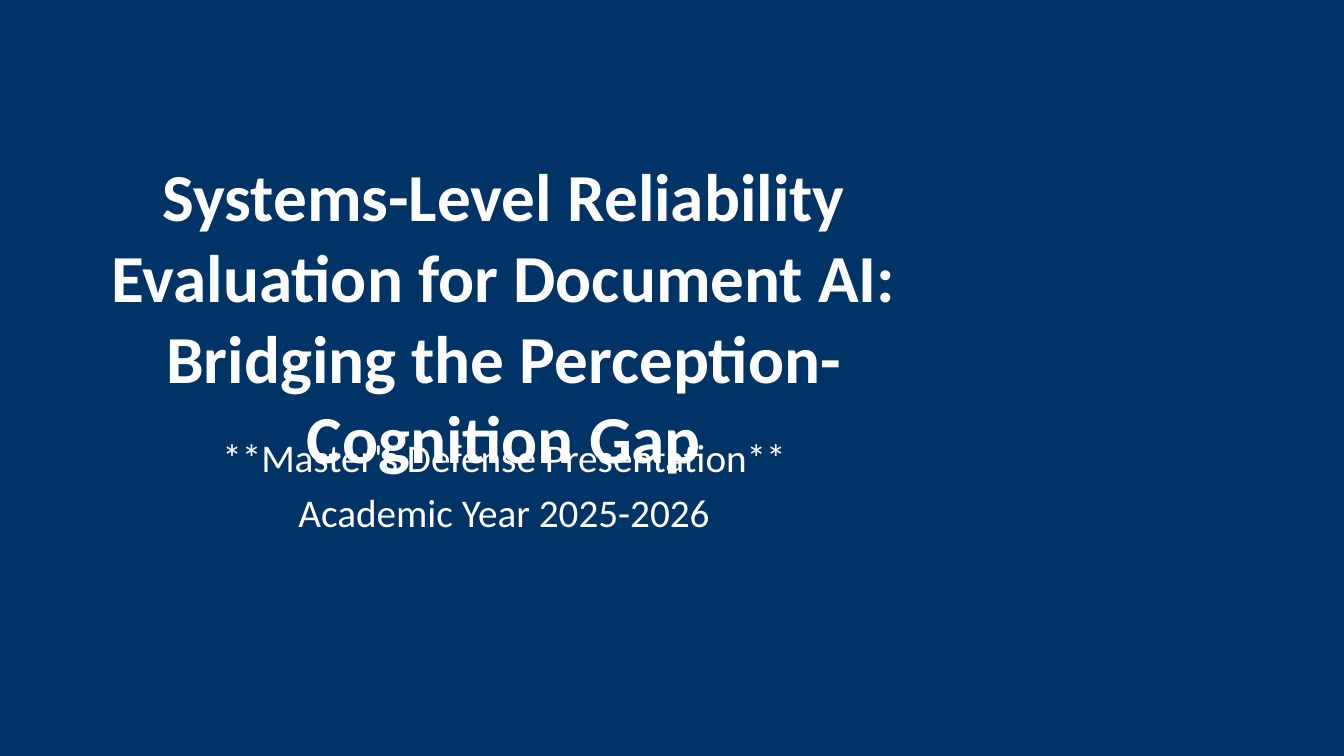
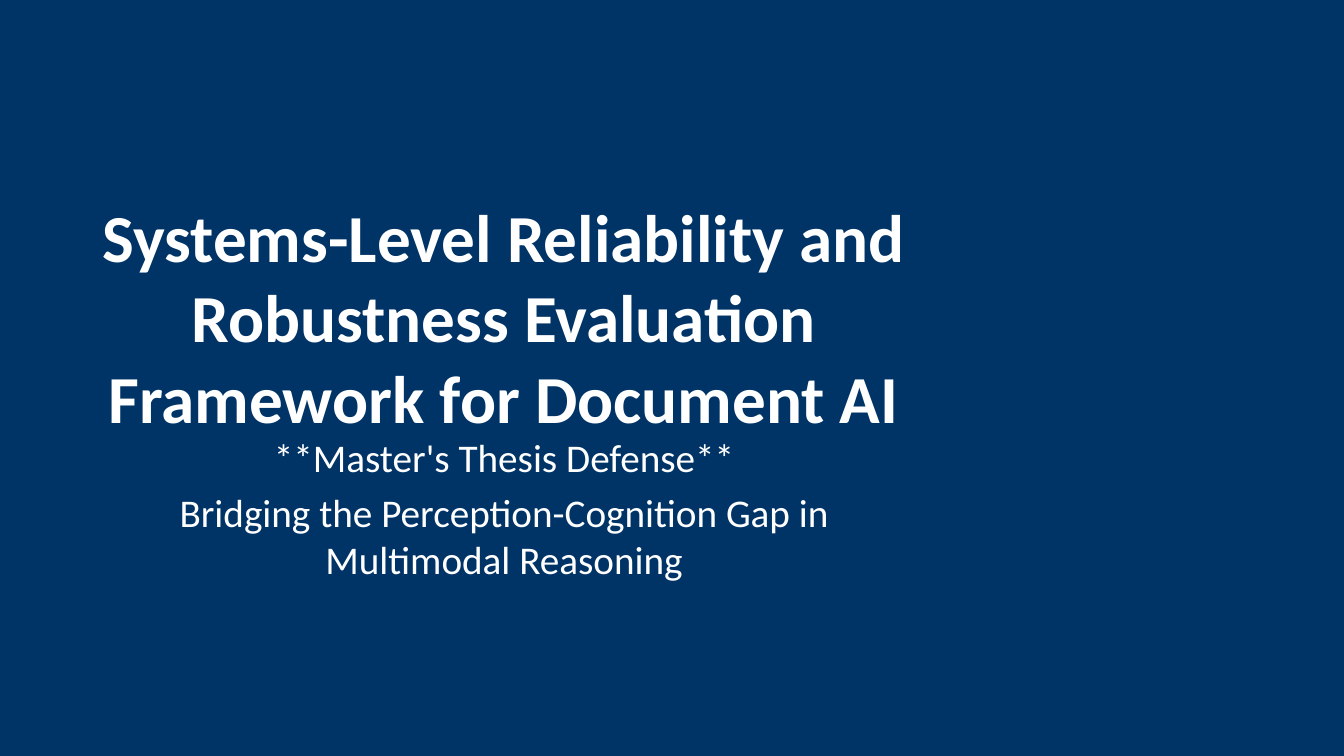
Before and after one commit to DESMOND135/DOCVQA-RAG-PERCEPTION-BENCHMARK, a slide deck: slide 1 of presentation/presentation.pptx. Drawn at 1344x756 pixels with LibreOffice and Linux fonts; fonts in the diff are those of the drawing. Boxes give left, top, right and bottom in pixels: in the first picture for what was removed or moved away, otherwise in the second. Text is boxed around its words. In the diff, an @@ line names an element or a change of style, - is before the commit and + after.

Commit message:
Elite Presentation Overhaul: Synchronized scientific narrative, implemented professional PPT table support, and standardized Navy-Black academic branding across all defense materials.

```diff
--- a/presentation/presentation.pptx
+++ b/presentation/presentation.pptx
@@ title at (x1=102, y1=215, x2=904, y2=424): text changed @@
-Systems-Level Reliability Evaluation for Document AI: Bridging the Perception-Cognition Gap
+Systems-Level Reliability and Robustness Evaluation Framework for Document AI
@@ subtitle at (x1=180, y1=444, x2=829, y2=581): text changed @@
-**Master's Defense Presentation**
-Academic Year 2025-2026
+**Master's Thesis Defense**
+Bridging the Perception-Cognition Gap in Multimodal Reasoning
```
Also in this commit, not shown: 1 other slide changed, 10 slides added, 8 slides removed, 4 other files.
